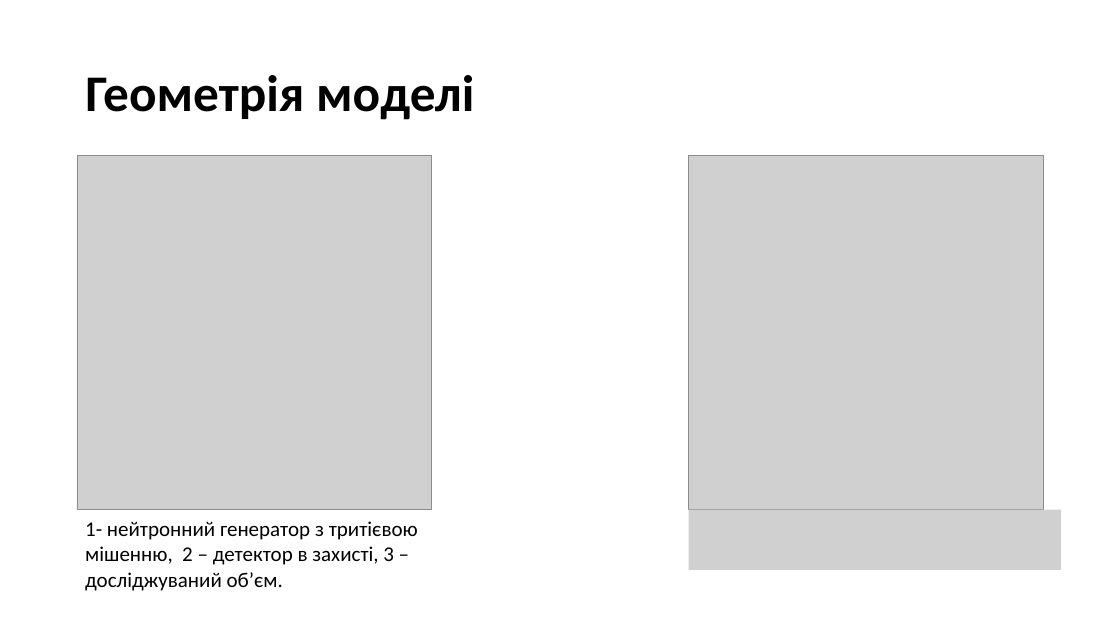
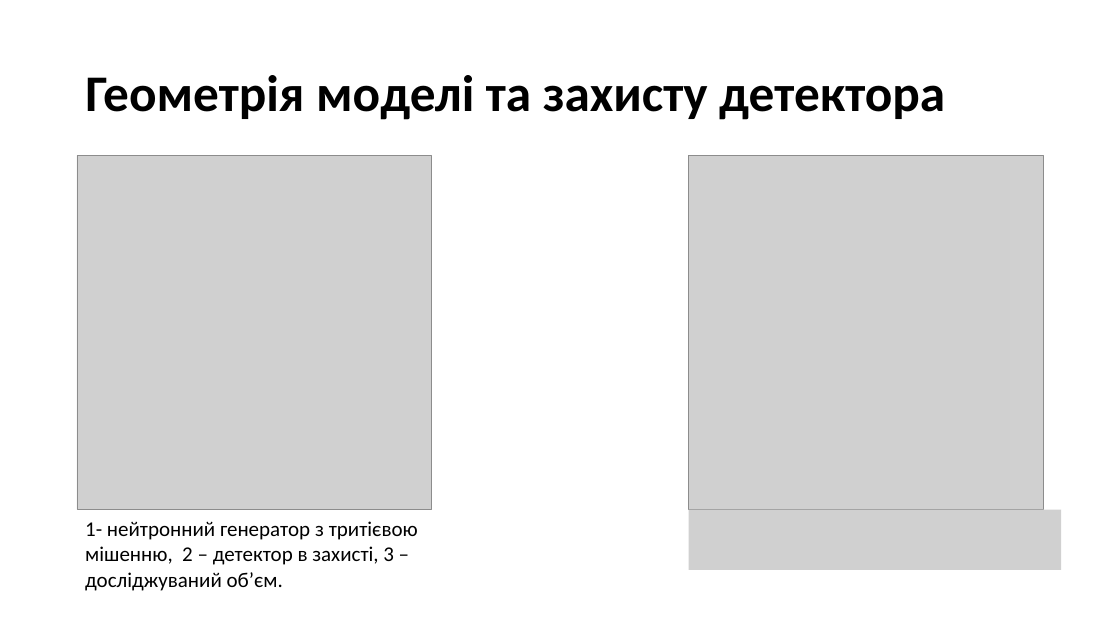
Before and after one commit to npd2020/diploms, a slide deck: slide 5 of v.haponov/Presentation/Valentyn_Haponov.pptx. Drawn at 1120x630 pixels with LibreOffice and Linux fonts; fonts in the diff are those of the drawing; grey boxes stand for pictures. Boxes give left, top, right and bottom in pixels: in the first picture for what was removed or moved away, otherwise in the second. Text is boxed around its words. In the diff, an @@ line names an element or a change of style, - is before the commit and + after.

```diff
--- a/v.haponov/Presentation/Valentyn_Haponov.pptx
+++ b/v.haponov/Presentation/Valentyn_Haponov.pptx
@@ title at <box>85,75,945,120</box>: text changed @@
-Геометрія моделі
+Геометрія моделі та захисту детектора
```
Also in this commit, not shown: 2 other slides changed, 3 slides added, 1 slide removed, 10 other files.
